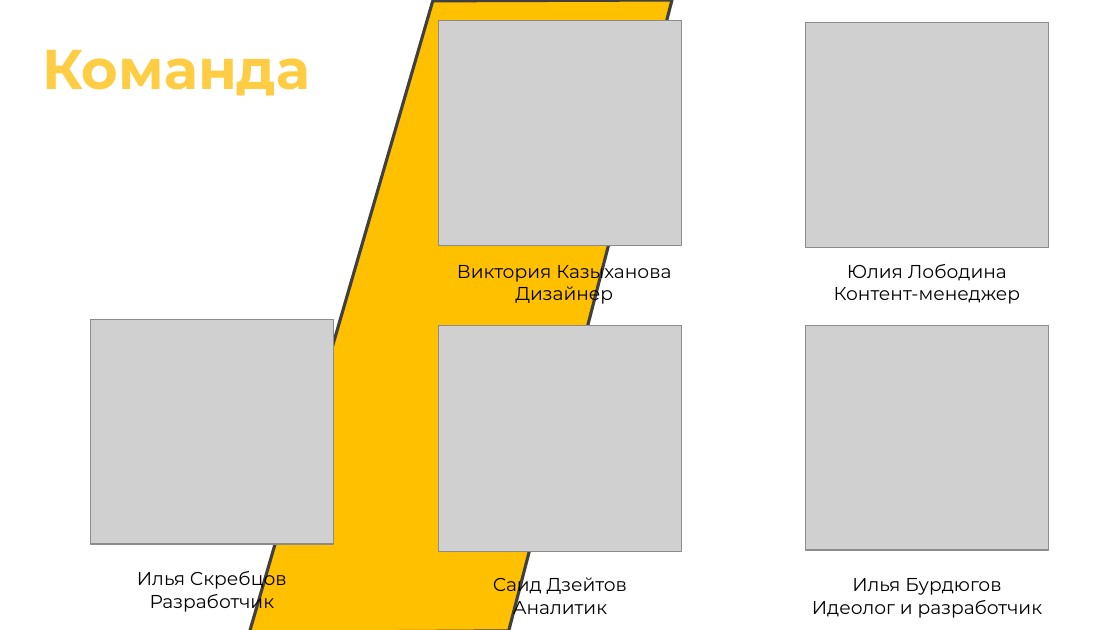
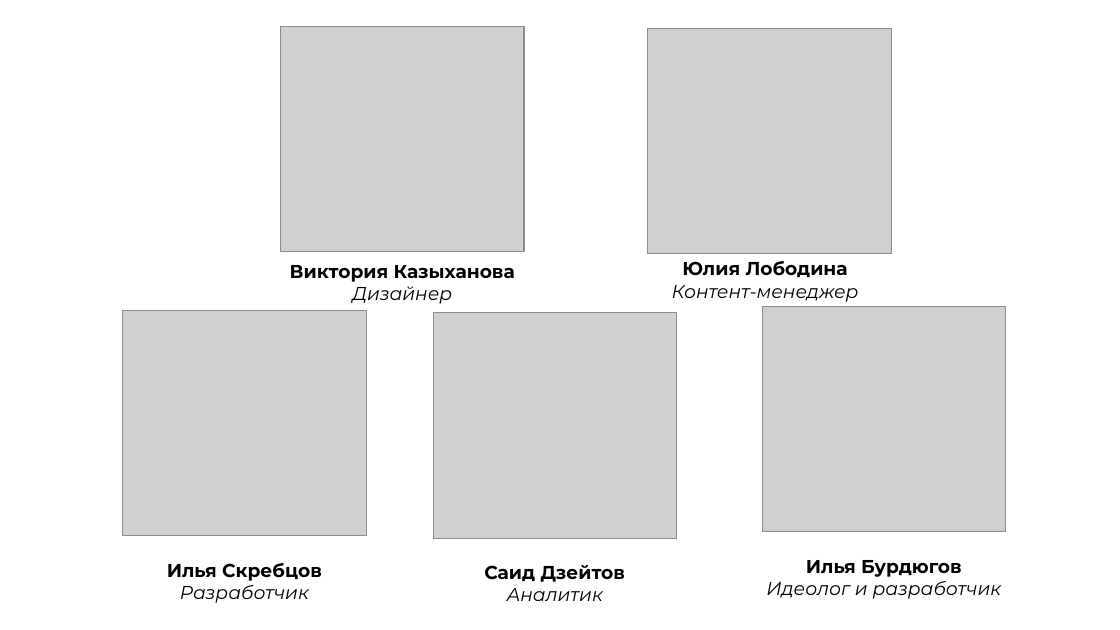
Before and after one commit to zetLighter/tech-pred, a slide deck: slide 11 of OnboardFlow.pptx. Drawn at 1120x630 pixels with LibreOffice and Linux fonts; fonts in the diff are those of the drawing; grey boxes stand for pictures; background and template pictures are left out. Boxes give left, top, right and bottom in pixels: in the first picture for what was removed or moved away, otherwise in the second. Text is boxed around its words. In the diff, an @@ line names an element or a change of style, - is before the commit and + after.

```diff
--- a/OnboardFlow.pptx
+++ b/OnboardFlow.pptx
@@ freeform shape removed at (250, 0, 672, 630) @@
@@ picture: place and size @@
-picture at (438, 20, 681, 245)
+picture at (281, 27, 524, 252)
@@ picture: place and size @@
-picture at (805, 22, 1048, 248)
+picture at (648, 29, 892, 254)
@@ text removed at (42, 50, 310, 96) @@
-Команда
@@ text "Виктория Казыханова": place and size @@
-text "Виктория Казыханова" at (457, 259, 671, 306)
+text "Виктория Казыханова" at (290, 265, 515, 304)
@@ text "Виктория Казыханова" at (290, 265, 515, 304): bold on in "Виктория Казыханова"; italic on in "Дизайнер" @@
@@ text "Юлия Лободина": place and size @@
-text "Юлия Лободина" at (834, 264, 1021, 304)
+text "Юлия Лободина" at (672, 261, 859, 302)
@@ text "Юлия Лободина" at (672, 261, 859, 302): bold on in "Юлия Лободина"; italic on in "Контент-менеджер" @@
@@ picture: place and size @@
-picture at (91, 319, 334, 544)
+picture at (123, 311, 366, 536)
@@ picture: place and size @@
-picture at (438, 325, 681, 551)
+picture at (433, 312, 676, 539)
@@ rectangle: place and size @@
-rectangle at (438, 325, 681, 550)
+rectangle at (433, 312, 676, 538)
@@ picture: place and size @@
-picture at (805, 325, 1048, 550)
+picture at (763, 307, 1006, 532)
@@ text "Илья Скребцов": place and size @@
-text "Илья Скребцов" at (137, 567, 287, 614)
+text "Илья Скребцов" at (167, 563, 322, 603)
@@ text "Илья Скребцов" at (167, 563, 322, 603): bold on in "Илья Скребцов"; italic on in "Разработчик" @@
@@ text "Саид Дзейтов": place and size @@
-text "Саид Дзейтов" at (493, 573, 627, 620)
+text "Саид Дзейтов" at (484, 565, 625, 601)
@@ text "Саид Дзейтов" at (484, 565, 625, 601): bold on in "Саид Дзейтов"; italic on in "Аналитик" @@
@@ text "Илья Бурдюгов": place and size @@
-text "Илья Бурдюгов" at (812, 578, 1042, 618)
+text "Илья Бурдюгов" at (766, 560, 1002, 599)
@@ text "Илья Бурдюгов" at (766, 560, 1002, 599): bold on in "Илья Бурдюгов"; italic on in "Идеолог и разработчик" @@
```
Also in this commit, not shown: 10 other slides changed, 2 other files.
